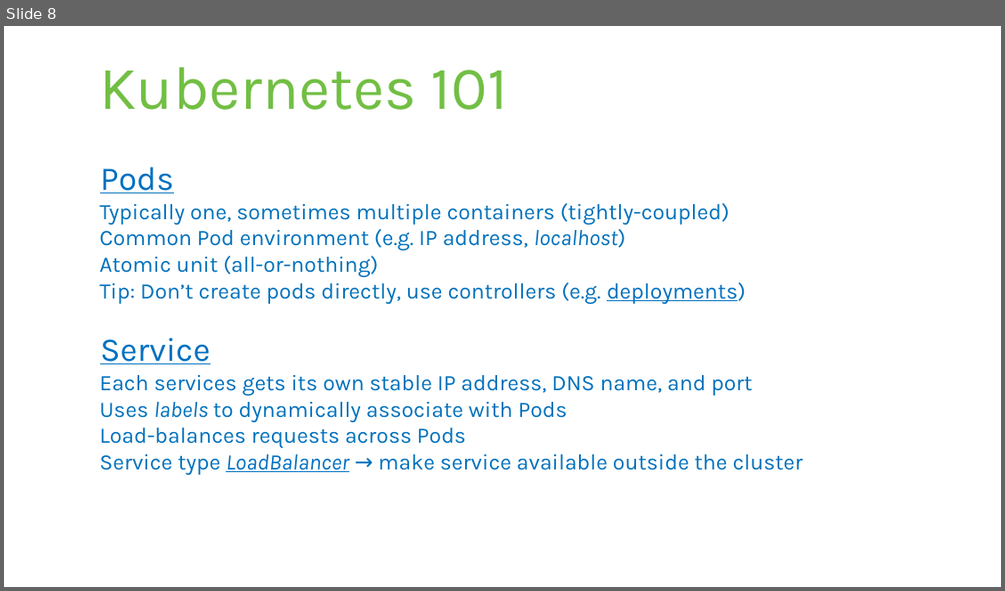
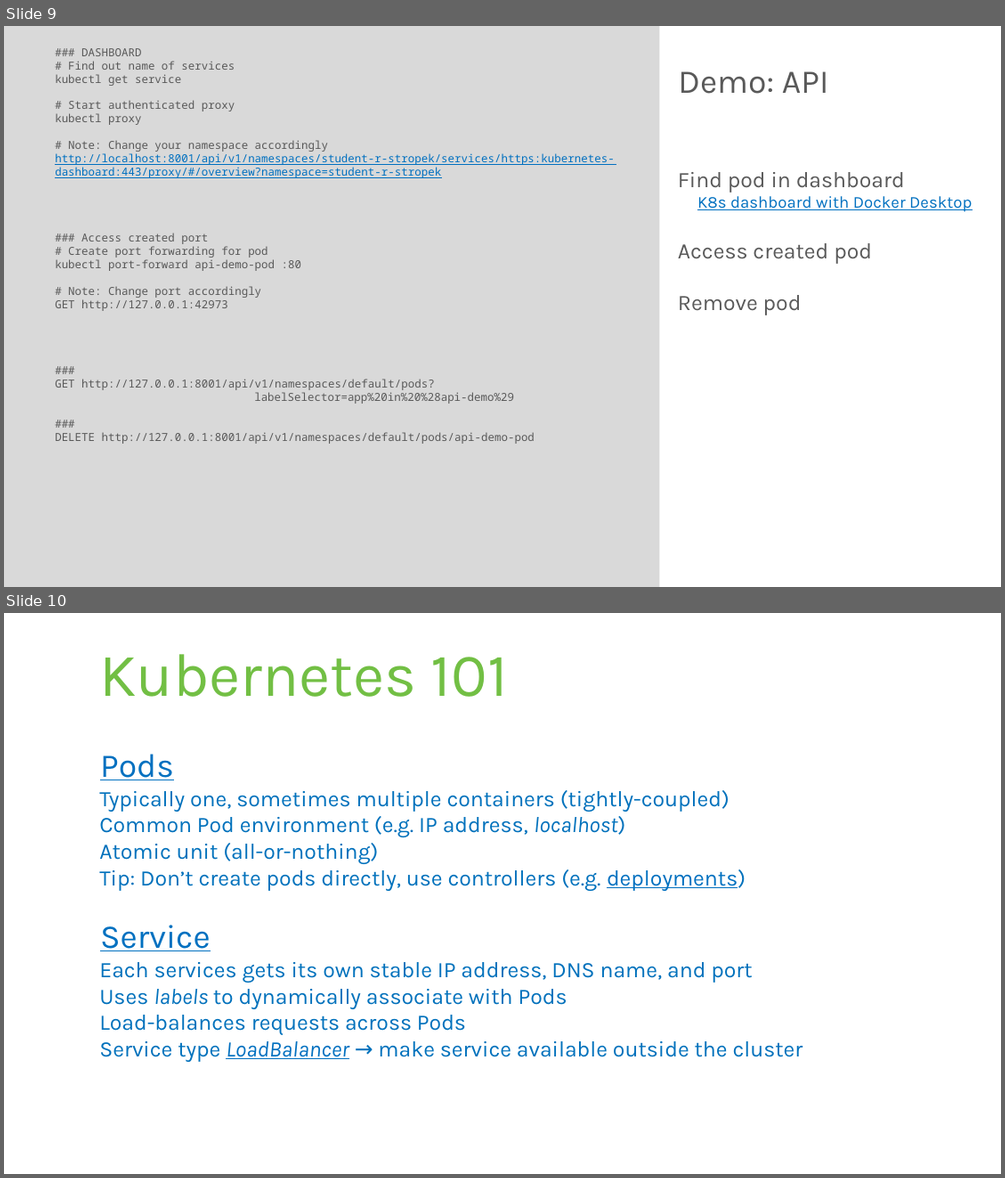
Before and after one commit to rstropek/DockerVS2015Intro, a slide deck: slides/Kubernetes-Workshop.pptx. Shown one above the other, each under a label of ours: slide 8 before the commit, slides 9 and 10 after it. The pictures are 1005x591 and 1005x1178 pixels, drawn with LibreOffice and Linux fonts; fonts in the diff are those of the drawing. Boxes give left, top, right and bottom in pixels: in the first picture for what was removed or moved away, otherwise in the second. Text is boxed around its words. In the diff, an @@ line names an element or a change of style, - is before the commit and + after.

```diff
--- a/slides/Kubernetes-Workshop.pptx
+++ b/slides/Kubernetes-Workshop.pptx
@@ slide 9 added at [4, 26, 1001, 587], background #FFFFFF @@
@@ rectangle added at [4, 26, 659, 586], fill #D9D9D9 @@
@@ text added at [55, 48, 614, 443], 8 pt, text #595959 @@
+### DASHBOARD
+# Find out name of services
+kubectl get service
+# Start authenticated proxy
+kubectl proxy
+# Note: Change your namespace accordingly
+http://localhost:8001/api/v1/namespaces/student-r-stropek/services/https:kubernetes-dashboard:443/proxy/#/overview?namespace=student-r-stropek
+### Access created port
+# Create port forwarding for pod
+kubectl port-forward api-demo-pod :80
+# Note: Change port accordingly
+GET http://127.0.0.1:42973
+###
+GET http://127.0.0.1:8001/api/v1/namespaces/default/pods?
+labelSelector=app%20in%20%28api-demo%29
+###
+DELETE http://127.0.0.1:8001/api/v1/namespaces/default/pods/api-demo-pod
@@ title added at [678, 71, 829, 94], 24 pt, text #595959 @@
+Demo: API
@@ text added at [678, 172, 971, 315], 16 pt, text #595959 @@
+Find pod in dashboard
+  K8s dashboard with Docker Desktop
+Access created pod
+Remove pod
@@ what was slide 8 is now slide 10 @@
```
Also in this commit, not shown: 6 slides changed, 5 other slides added, 1 other file.
